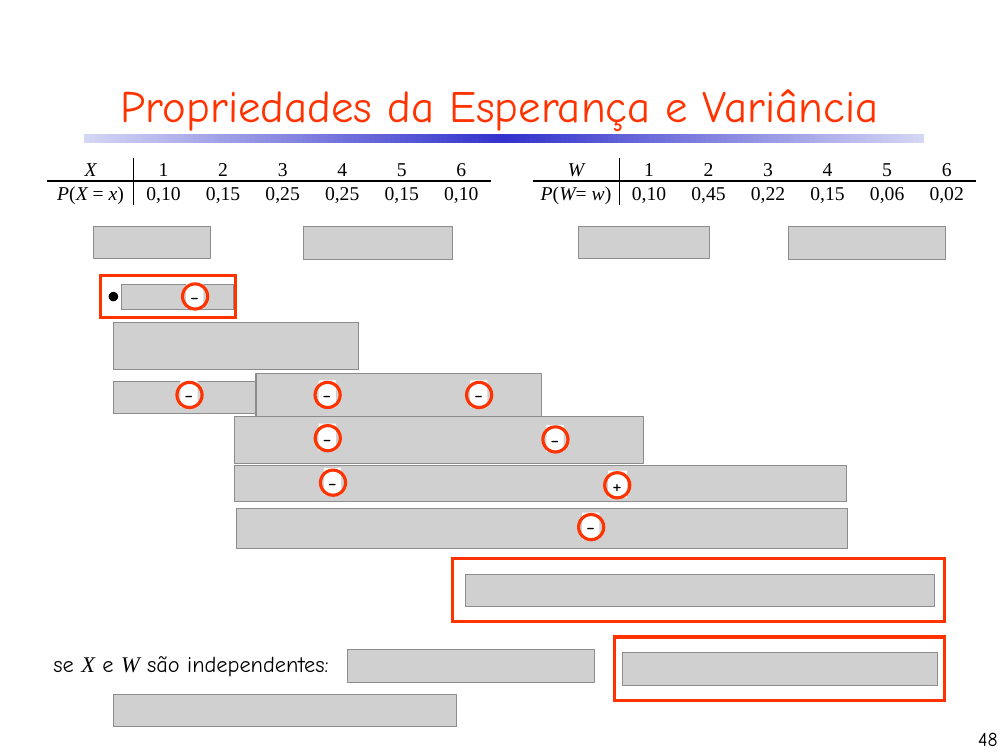
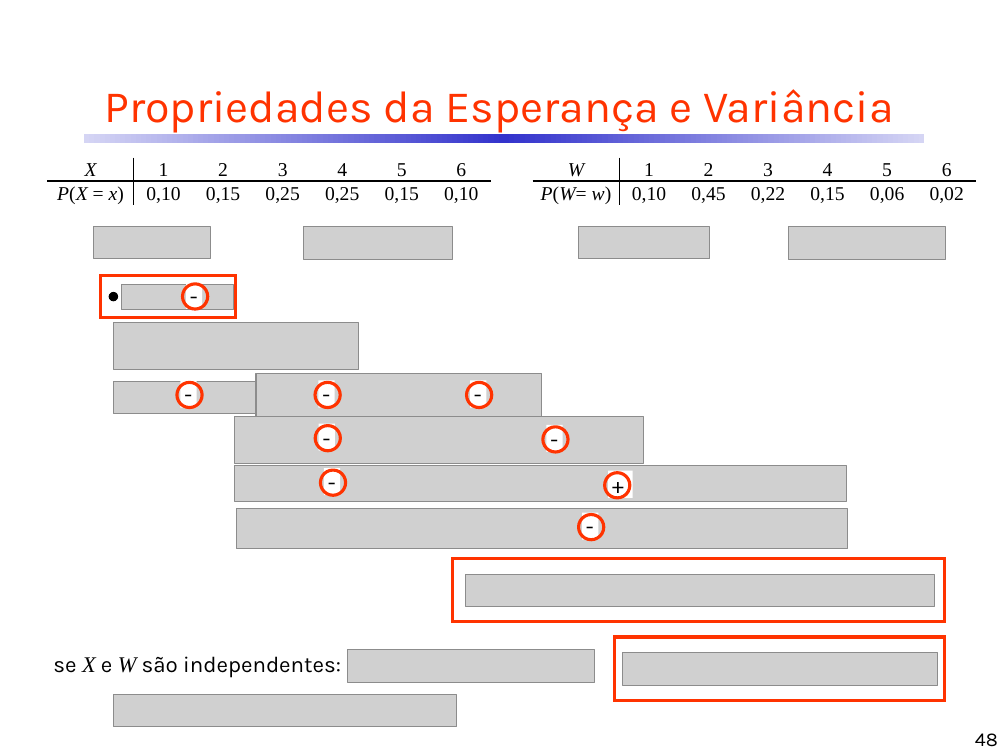
Before and after one commit to CDRenno/Estatistica, a slide deck: slide 48 of ppt/02VA.pptx. Drawn at 1008x756 pixels with LibreOffice and Linux fonts; fonts in the diff are those of the drawing; grey boxes stand for pictures. Boxes give left, top, right and bottom in pixels: in the first picture for what was removed or moved away, otherwise in the second. Text is boxed around its words. In the diff, an @@ line names an element or a change of style, - is before the commit and + after.

```diff
--- a/ppt/02VA.pptx
+++ b/ppt/02VA.pptx
@@ font Comic Neue to Karla in 12 elements at <box>104,89,894,133</box>, <box>53,656,341,678</box>, <box>975,733,998,747</box>, <box>582,513,598,540</box>, <box>180,380,197,407</box>, <box>319,380,335,407</box>, <box>470,380,486,407</box>, <box>319,423,335,451</box>, <box>546,425,562,453</box>, <box>324,468,340,495</box>, <box>186,282,203,309</box>, <box>608,471,632,498</box> @@
@@ rectangle "+": place and size @@
-rectangle "+" at <box>608,471,627,498</box>
+rectangle "+" at <box>608,471,632,498</box>
```
Also in this commit, not shown: 57 other slides changed, 5 other files.
